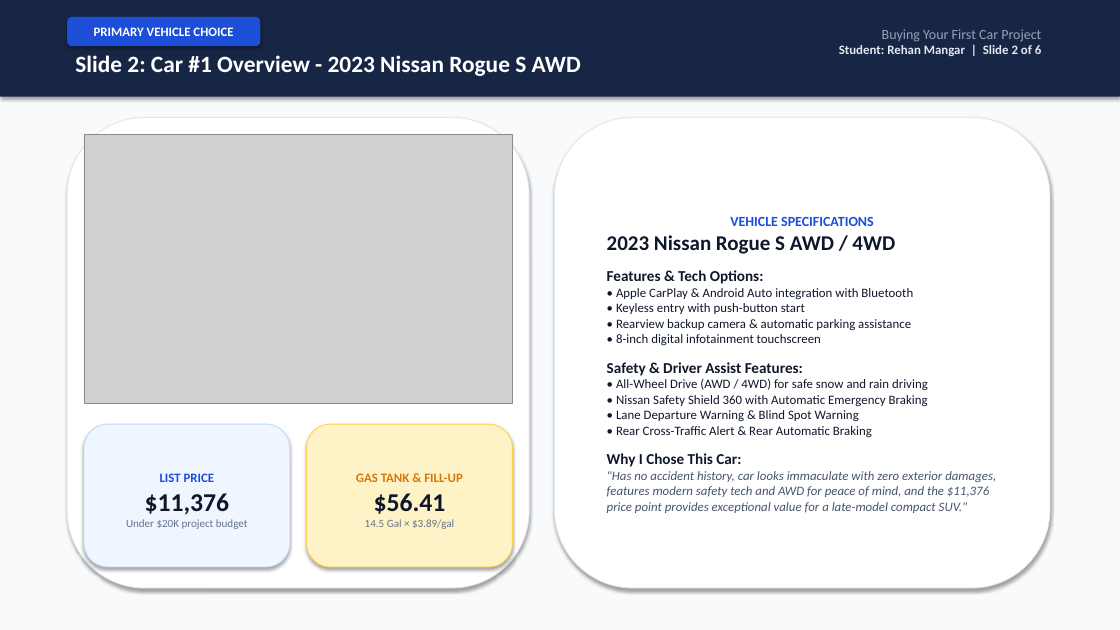
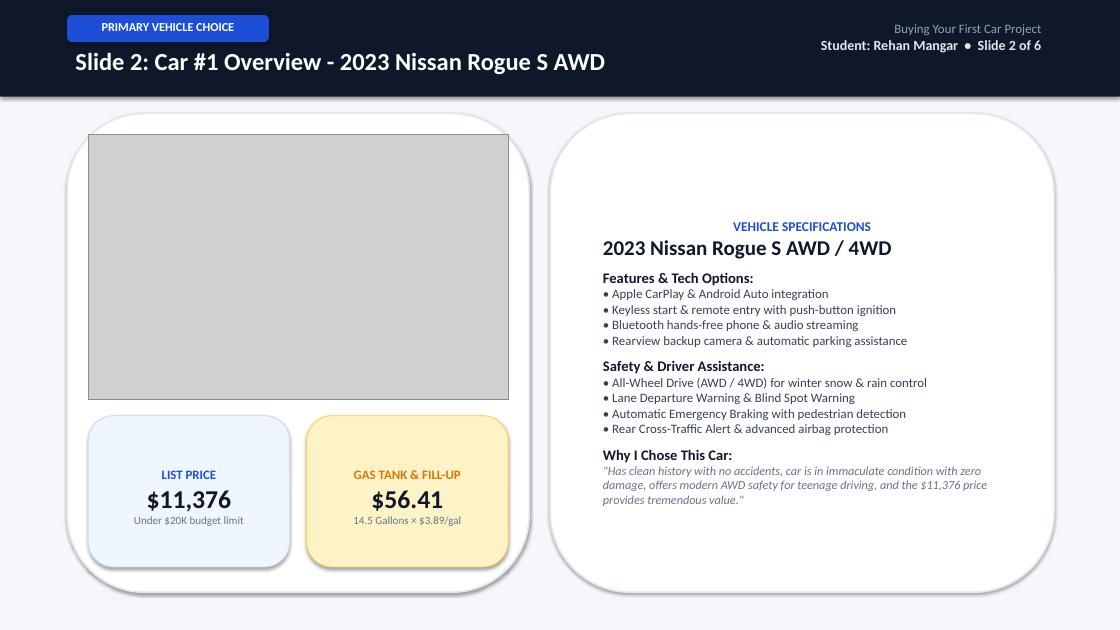
Before and after one commit to StwFate/Physics_Site, a slide deck: slide 2 of Car_Buying_Project/Buying_Your_First_Car_Presentation.pptx. Drawn at 1120x630 pixels with LibreOffice and Linux fonts; fonts in the diff are those of the drawing; grey boxes stand for pictures. Boxes give left, top, right and bottom in pixels: in the first picture for what was removed or moved away, otherwise in the second. Text is boxed around its words. In the diff, an @@ line names an element or a change of style, - is before the commit and + after.

Commit message:
feat: integrate real credible images across all presentation slides and verify calculations

```diff
--- a/Car_Buying_Project/Buying_Your_First_Car_Presentation.pptx
+++ b/Car_Buying_Project/Buying_Your_First_Car_Presentation.pptx
@@ rectangle at bbox=[0, 0, 1120, 630]: fill #F8FAFC to #F5F7FA @@
@@ rectangle at bbox=[0, 0, 1120, 97]: fill #182646 to #0F172A @@
@@ rounded rectangle "PRIMARY VEHICLE CHOICE": place and size @@
-rounded rectangle "PRIMARY VEHICLE CHOICE" at bbox=[67, 17, 260, 46]
+rounded rectangle "PRIMARY VEHICLE CHOICE" at bbox=[67, 15, 269, 42]
@@ rounded rectangle "PRIMARY VEHICLE CHOICE" at bbox=[67, 15, 269, 42]: size 11 to 10.5 pt @@
@@ text at bbox=[894, 24, 1042, 35]: size 12 to 11 pt in "Buying Your First Car Project" @@
@@ text "Slide 2: Car #1 Overview ..." at bbox=[75, 52, 606, 74]: size 20 to 21 pt @@
@@ text at bbox=[821, 40, 1041, 53]: text changed; size 11 to 12 pt @@
-Student: Rehan Mangar | Slide 2 of 6
+Student: Rehan Mangar • Slide 2 of 6
@@ rounded rectangle at bbox=[67, 113, 529, 592]: outline #E2E8F0 0.75 pt to #E2E8F0 1.5 pt @@
@@ rounded rectangle: place and size @@
-rounded rectangle at bbox=[67, 118, 529, 588]
+rounded rectangle at bbox=[67, 113, 529, 592]
@@ rounded rectangle "VEHICLE SPECIFICATIONS": place and size @@
-rounded rectangle "VEHICLE SPECIFICATIONS" at bbox=[555, 118, 1050, 588]
+rounded rectangle "VEHICLE SPECIFICATIONS" at bbox=[550, 113, 1054, 592]
@@ rounded rectangle "VEHICLE SPECIFICATIONS" at bbox=[550, 113, 1054, 592]: outline #E2E8F0 0.75 pt to #E2E8F0 1.5 pt @@
@@ picture: place and size @@
-picture at bbox=[84, 134, 513, 403]
+picture at bbox=[88, 134, 508, 399]
@@ text in rounded rectangle at bbox=[603, 222, 892, 463]: size 12 to 11.5 pt in "VEHICLE SPECIFICATIONS"; size 13 to 12.5 pt in "Features & Tech Options:", "Why I Chose This Car:"; less space between paragraphs @@
@@ text in rounded rectangle at bbox=[603, 289, 927, 435]: text changed; text colour #0F172A to #334155 @@
-• Apple CarPlay & Android Auto integration with Bluetooth
-• Keyless entry with push-button start
-• Rearview backup camera & automatic parking assistance
-• 8-inch digital infotainment touchscreen
-Safety & Driver Assist Features:
-• All-Wheel Drive (AWD / 4WD) for safe snow and rain driving
-• Nissan Safety Shield 360 with Automatic Emergency Braking
-• Lane Departure Warning & Blind Spot Warning
-• Rear Cross-Traffic Alert & Rear Automatic Braking
+• Apple CarPlay & Android Auto integration
+• Keyless start & remote entry with push-button ignition
+• Bluetooth hands-free phone & audio streaming
+• Rearview backup camera & automatic parking assistance
+Safety & Driver Assistance:
+• All-Wheel Drive (AWD / 4WD) for winter snow & rain control
+• Lane Departure Warning & Blind Spot Warning
+• Automatic Emergency Braking with pedestrian detection
+• Rear Cross-Traffic Alert & advanced airbag protection
@@ rounded rectangle "LIST PRICE": place and size @@
-rounded rectangle "LIST PRICE" at bbox=[84, 424, 290, 567]
+rounded rectangle "LIST PRICE" at bbox=[88, 416, 290, 567]
@@ rounded rectangle "GAS TANK & FILL-UP": place and size @@
-rounded rectangle "GAS TANK & FILL-UP" at bbox=[307, 424, 513, 567]
+rounded rectangle "GAS TANK & FILL-UP" at bbox=[307, 416, 508, 567]
@@ text in rounded rectangle at bbox=[603, 466, 987, 506]: text changed; size 11 to 10.5 pt; text colour #475569 to #64748B @@
-"Has no accident history, car looks immaculate with zero exterior damages, features modern safety tech and AWD for peace of mind, and the $11,376 price point provides exceptional value for a late-model compact SUV."
+"Has clean history with no accidents, car is in immaculate condition with zero damage, offers modern AWD safety for teenage driving, and the $11,376 price provides tremendous value."
@@ text in rounded rectangle at bbox=[134, 516, 244, 526]: text changed @@
-Under $20K project budget
+Under $20K budget limit
@@ text in rounded rectangle at bbox=[353, 516, 461, 526]: text changed @@
-14.5 Gal × $3.89/gal
+14.5 Gallons × $3.89/gal
```
Also in this commit, not shown: 5 other slides changed, 7 other files.
